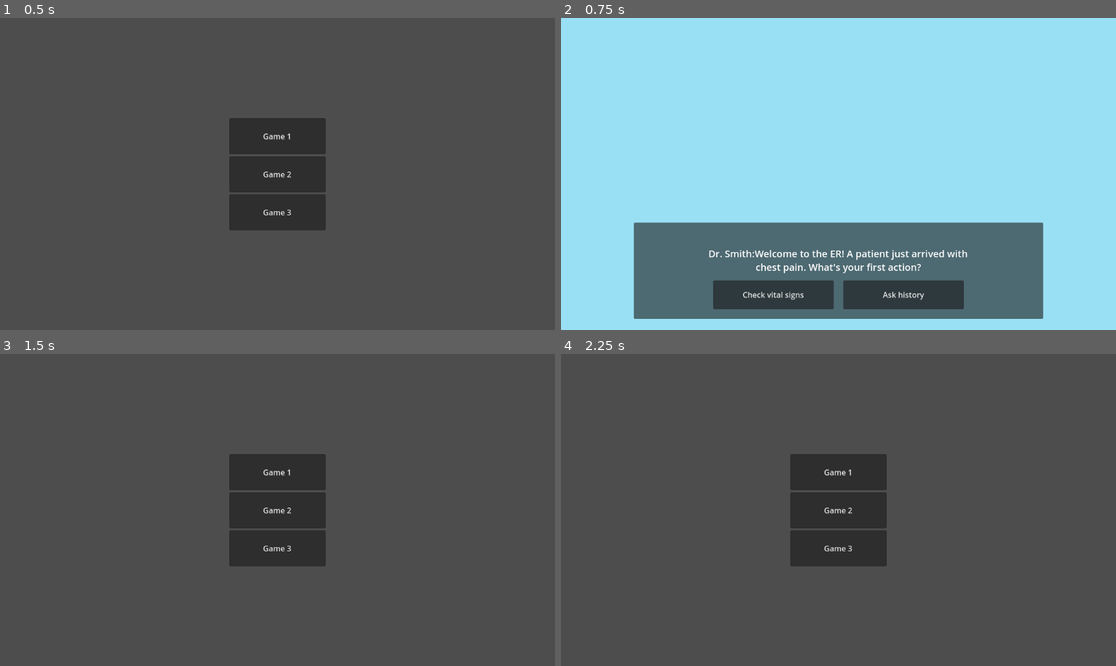
Above: before the commit, frames 1-4 (two rows, left to right).
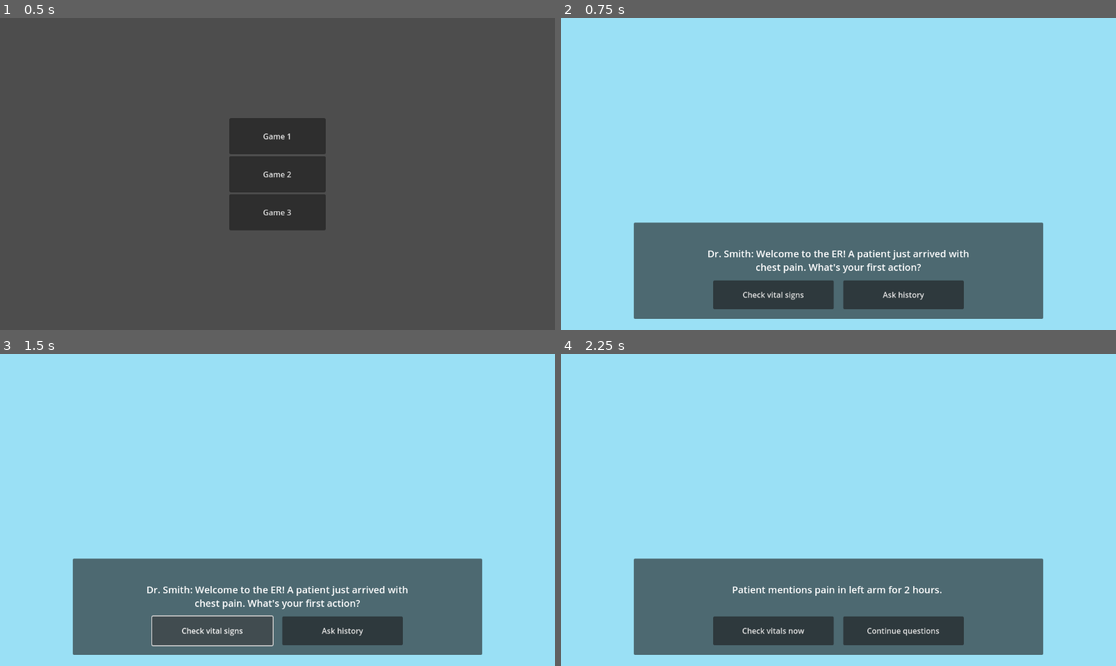
Above: after the commit, the same moments.

Repository: Audreywang27/career-quest
Game: Godot game, scene res://main_menu.tscn
Same seed, same stepped clock (60 frames per second), same inputs: the game is played once before the commit and once after it.
Inputs (mouse positions are in pixels of both pictures, inside the frame that each line leads up to):
- Up to frame 1 (0.5 s): no input
- Up to frame 2 (0.75 s): click "Game 1" at 0.5 s
- Up to frame 3 (1.5 s): click "Check vital signs" at 1.25 s
- Up to frame 4 (2.25 s): click (905, 631) at 2 s, where only the run after the commit has a clickable "Ask history"

Frame 1 is identical in both runs. In frame 2, 0.7% of the frame differs, in the area x 26-74%, y 74-78%; in frame 3, 98%; in frame 4, 100%, in the area x 0-100%, y 0-100%.

Commit message:
added new scenes
Still need to work on differentiating the godot code paths (godot java) bc rn they're all going to the same one...

Diff:
--- a/project.godot
+++ b/project.godot
@@ -12,7 +12,7 @@
 
 config/name="career quest"
 run/main_scene="uid://dgitxnuyimqyj"
-config/features=PackedStringArray("4.4", "Mobile")
+config/features=PackedStringArray("4.5", "Mobile")
 config/icon="res://icon.svg"
 
 [rendering]
--- /dev/null
+++ b/scenes/careers/doctor/doctor_ekgordered.tscn
@@ -0,0 +1,93 @@
+[gd_scene load_steps=2 format=3 uid="uid://ci7tq83xggu06"]
+
+[ext_resource type="Script" uid="uid://c58jy4c6a16ej" path="res://scenes/careers/doctor/doctor_intro.gd" id="1_73lk4"]
+
+[node name="DoctorIntro" type="Control"]
+layout_mode = 3
+anchors_preset = 15
+anchor_right = 1.0
+anchor_bottom = 1.0
+grow_horizontal = 2
+grow_vertical = 2
+script = ExtResource("1_73lk4")
+
+[node name="Background" type="ColorRect" parent="."]
+layout_mode = 1
+anchors_preset = 15
+anchor_right = 1.0
+anchor_bottom = 1.0
+offset_left = -10.0
+offset_top = -14.0
+offset_right = 1164.0
+offset_bottom = 684.0
+grow_horizontal = 2
+grow_vertical = 2
+color = Color(0.605157, 0.876616, 0.958852, 1)
+
+[node name="SceneImage" type="TextureRect" parent="."]
+layout_mode = 1
+anchors_preset = 5
+anchor_left = 0.5
+anchor_right = 0.5
+offset_left = -20.0
+offset_right = 1159.0
+offset_bottom = 250.0
+grow_horizontal = 2
+
+[node name="DialogueBox" type="Panel" parent="."]
+layout_mode = 1
+anchors_preset = 7
+anchor_left = 0.5
+anchor_top = 1.0
+anchor_right = 0.5
+anchor_bottom = 1.0
+offset_left = -425.0
+offset_top = -223.0
+offset_right = 425.0
+offset_bottom = -23.0
+grow_horizontal = 2
+grow_vertical = 0
+
+[node name="DialogueText" type="RichTextLabel" parent="DialogueBox"]
+custom_minimum_size = Vector2(600, 100)
+layout_mode = 1
+anchors_preset = 8
+anchor_left = 0.5
+anchor_top = 0.5
+anchor_right = 0.5
+anchor_bottom = 0.5
+offset_left = -0.5
+offset_right = 0.5
+grow_horizontal = 2
+grow_vertical = 2
+theme_override_font_sizes/normal_font_size = 20
+bbcode_enabled = true
+text = "EKG shows irregular heartbeat. Possible heart attack. "
+horizontal_alignment = 1
+
+[node name="HBoxContainer" type="HBoxContainer" parent="DialogueBox"]
+layout_mode = 1
+anchors_preset = 7
+anchor_left = 0.5
+anchor_top = 1.0
+anchor_right = 0.5
+anchor_bottom = 1.0
+offset_left = -298.0
+offset_top = -80.0
+offset_right = 298.0
+offset_bottom = -20.0
+grow_horizontal = 2
+grow_vertical = 0
+theme_override_constants/separation = 20
+alignment = 1
+
+[node name="Choice1" type="Button" parent="DialogueBox/HBoxContainer"]
+custom_minimum_size = Vector2(250, 60)
+layout_mode = 2
+text = "Call cardiology"
+
+[node name="Choice2" type="Button" parent="DialogueBox/HBoxContainer"]
+custom_minimum_size = Vector2(250, 60)
+layout_mode = 2
+text = "Give aspirin
+"
--- /dev/null
+++ b/scenes/careers/doctor/doctor_history.tscn
@@ -0,0 +1,92 @@
+[gd_scene load_steps=2 format=3 uid="uid://g8m4mls5gv6k"]
+
+[ext_resource type="Script" uid="uid://c58jy4c6a16ej" path="res://scenes/careers/doctor/doctor_intro.gd" id="1_gxweb"]
+
+[node name="DoctorIntro" type="Control"]
+layout_mode = 3
+anchors_preset = 15
+anchor_right = 1.0
+anchor_bottom = 1.0
+grow_horizontal = 2
+grow_vertical = 2
+script = ExtResource("1_gxweb")
+
+[node name="Background" type="ColorRect" parent="."]
+layout_mode = 1
+anchors_preset = 15
+anchor_right = 1.0
+anchor_bottom = 1.0
+offset_left = -10.0
+offset_top = -14.0
+offset_right = 1164.0
+offset_bottom = 684.0
+grow_horizontal = 2
+grow_vertical = 2
+color = Color(0.605157, 0.876616, 0.958852, 1)
+
+[node name="SceneImage" type="TextureRect" parent="."]
+layout_mode = 1
+anchors_preset = 5
+anchor_left = 0.5
+anchor_right = 0.5
+offset_left = -20.0
+offset_right = 1159.0
+offset_bottom = 250.0
+grow_horizontal = 2
+
+[node name="DialogueBox" type="Panel" parent="."]
+layout_mode = 1
+anchors_preset = 7
+anchor_left = 0.5
+anchor_top = 1.0
+anchor_right = 0.5
+anchor_bottom = 1.0
+offset_left = -425.0
+offset_top = -223.0
+offset_right = 425.0
+offset_bottom = -23.0
+grow_horizontal = 2
+grow_vertical = 0
+
+[node name="DialogueText" type="RichTextLabel" parent="DialogueBox"]
+custom_minimum_size = Vector2(600, 100)
+layout_mode = 1
+anchors_preset = 8
+anchor_left = 0.5
+anchor_top = 0.5
+anchor_right = 0.5
+anchor_bottom = 0.5
+offset_left = -0.5
+offset_right = 0.5
+grow_horizontal = 2
+grow_vertical = 2
+theme_override_font_sizes/normal_font_size = 20
+bbcode_enabled = true
+text = "Patient mentions pain in left arm for 2 hours. "
+horizontal_alignment = 1
+
+[node name="HBoxContainer" type="HBoxContainer" parent="DialogueBox"]
+layout_mode = 1
+anchors_preset = 7
+anchor_left = 0.5
+anchor_top = 1.0
+anchor_right = 0.5
+anchor_bottom = 1.0
+offset_left = -298.0
+offset_top = -80.0
+offset_right = 298.0
+offset_bottom = -20.0
+grow_horizontal = 2
+grow_vertical = 0
+theme_override_constants/separation = 20
+alignment = 1
+
+[node name="Choice1" type="Button" parent="DialogueBox/HBoxContainer"]
+custom_minimum_size = Vector2(250, 60)
+layout_mode = 2
+text = "Check vitals now"
+
+[node name="Choice2" type="Button" parent="DialogueBox/HBoxContainer"]
+custom_minimum_size = Vector2(250, 60)
+layout_mode = 2
+text = "Continue questions"
--- a/scenes/careers/doctor/doctor_intro.gd
+++ b/scenes/careers/doctor/doctor_intro.gd
@@ -9,14 +9,14 @@
 	choice2.pressed.connect(_on_choice2_pressed)
 
 func _on_choice1_pressed():
-	print("Player chose: Check vital signs")
+	print("Player chose: Check vital signs immediately")
 	# For now, just go back to main menu
-	get_tree().change_scene_to_file("res://main_menu.tscn")
+	get_tree().change_scene_to_file("res://scenes/careers/doctor/doctor_vitals.gd")
 
 func _on_choice2_pressed():
-	print("Player chose: Ask history")
+	print("Player chose: Ask about medical history first")
 	# For now, just go back to main menu
-	get_tree().change_scene_to_file("res://main_menu.tscn")
+	get_tree().change_scene_to_file("res://scenes/careers/doctor/doctor_history.tscn")
 
 # Called every frame. 'delta' is the elapsed time since the previous frame.
 func _process(delta: float) -> void:
--- a/scenes/careers/doctor/doctor_intro.tscn
+++ b/scenes/careers/doctor/doctor_intro.tscn
@@ -1,6 +1,7 @@
-[gd_scene load_steps=2 format=3 uid="uid://damyf4gptmjnt"]
+[gd_scene load_steps=3 format=3 uid="uid://damyf4gptmjnt"]
 
 [ext_resource type="Script" uid="uid://c58jy4c6a16ej" path="res://scenes/careers/doctor/doctor_intro.gd" id="1_hh1xc"]
+[ext_resource type="Script" uid="uid://wvitx8o1srj3" path="res://scenes/careers/doctor/doctor_vitals.gd" id="2_bylix"]
 
 [node name="DoctorIntro" type="Control"]
 layout_mode = 3
@@ -62,7 +63,7 @@
 grow_vertical = 2
 theme_override_font_sizes/normal_font_size = 20
 bbcode_enabled = true
-text = "Dr. Smith:Welcome to the ER! A patient just arrived with chest pain. What's your first action?"
+text = "Dr. Smith: Welcome to the ER! A patient just arrived with chest pain. What's your first action?"
 horizontal_alignment = 1
 
 [node name="HBoxContainer" type="HBoxContainer" parent="DialogueBox"]
@@ -85,6 +86,7 @@
 custom_minimum_size = Vector2(250, 60)
 layout_mode = 2
 text = "Check vital signs"
+script = ExtResource("2_bylix")
 
 [node name="Choice2" type="Button" parent="DialogueBox/HBoxContainer"]
 custom_minimum_size = Vector2(250, 60)
--- /dev/null
+++ b/scenes/careers/doctor/doctor_vitals.tscn
@@ -0,0 +1,92 @@
+[gd_scene load_steps=2 format=3 uid="uid://b2qhns0yuj4c3"]
+
+[ext_resource type="Script" uid="uid://c58jy4c6a16ej" path="res://scenes/careers/doctor/doctor_intro.gd" id="1_fkus3"]
+
+[node name="DoctorIntro" type="Control"]
+layout_mode = 3
+anchors_preset = 15
+anchor_right = 1.0
+anchor_bottom = 1.0
+grow_horizontal = 2
+grow_vertical = 2
+script = ExtResource("1_fkus3")
+
+[node name="Background" type="ColorRect" parent="."]
+layout_mode = 1
+anchors_preset = 15
+anchor_right = 1.0
+anchor_bottom = 1.0
+offset_left = -10.0
+offset_top = -14.0
+offset_right = 1164.0
+offset_bottom = 684.0
+grow_horizontal = 2
+grow_vertical = 2
+color = Color(0.605157, 0.876616, 0.958852, 1)
+
+[node name="SceneImage" type="TextureRect" parent="."]
+layout_mode = 1
+anchors_preset = 5
+anchor_left = 0.5
+anchor_right = 0.5
+offset_left = -20.0
+offset_right = 1159.0
+offset_bottom = 250.0
+grow_horizontal = 2
+
+[node name="DialogueBox" type="Panel" parent="."]
+layout_mode = 1
+anchors_preset = 7
+anchor_left = 0.5
+anchor_top = 1.0
+anchor_right = 0.5
+anchor_bottom = 1.0
+offset_left = -425.0
+offset_top = -223.0
+offset_right = 425.0
+offset_bottom = -23.0
+grow_horizontal = 2
+grow_vertical = 0
+
+[node name="DialogueText" type="RichTextLabel" parent="DialogueBox"]
+custom_minimum_size = Vector2(600, 100)
+layout_mode = 1
+anchors_preset = 8
+anchor_left = 0.5
+anchor_top = 0.5
+anchor_right = 0.5
+anchor_bottom = 0.5
+offset_left = -0.5
+offset_right = 0.5
+grow_horizontal = 2
+grow_vertical = 2
+theme_override_font_sizes/normal_font_size = 20
+bbcode_enabled = true
+text = "Nurse: Blood pressure is 160/95, heart rate 110. Patient reports pain radiating to left arm. "
+horizontal_alignment = 1
+
+[node name="HBoxContainer" type="HBoxContainer" parent="DialogueBox"]
+layout_mode = 1
+anchors_preset = 7
+anchor_left = 0.5
+anchor_top = 1.0
+anchor_right = 0.5
+anchor_bottom = 1.0
+offset_left = -298.0
+offset_top = -80.0
+offset_right = 298.0
+offset_bottom = -20.0
+grow_horizontal = 2
+grow_vertical = 0
+theme_override_constants/separation = 20
+alignment = 1
+
+[node name="Choice1" type="Button" parent="DialogueBox/HBoxContainer"]
+custom_minimum_size = Vector2(250, 60)
+layout_mode = 2
+text = "Order EKG now"
+
+[node name="Choice2" type="Button" parent="DialogueBox/HBoxContainer"]
+custom_minimum_size = Vector2(250, 60)
+layout_mode = 2
+text = "Give pain meds"
